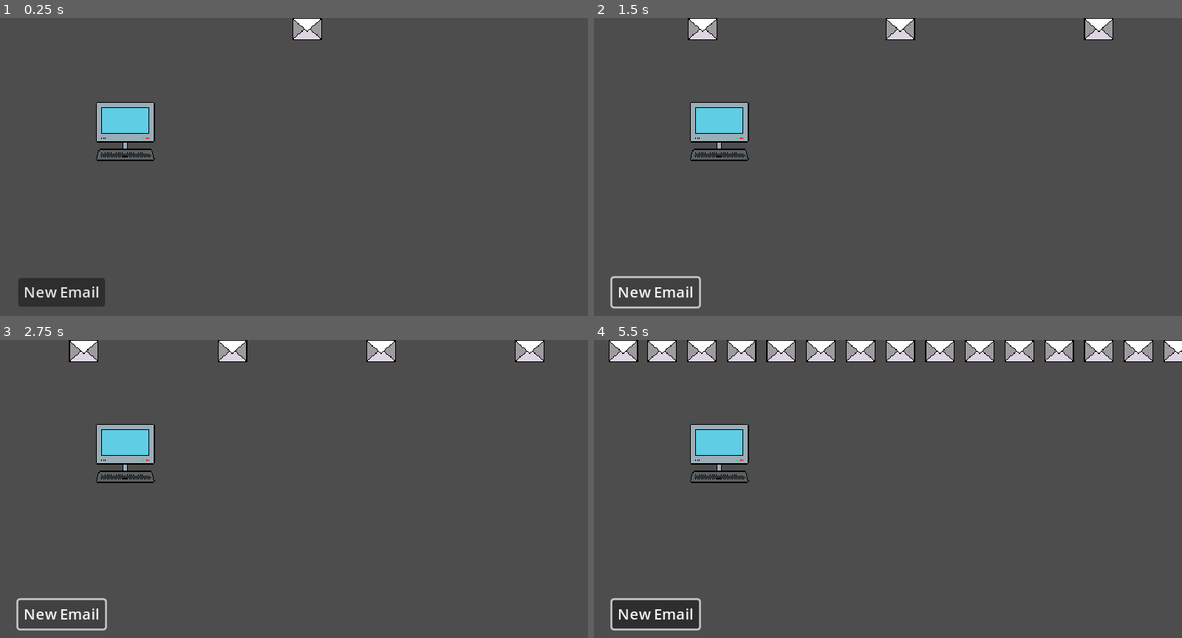
Above: before the commit, frames 1-4 (two rows, left to right).
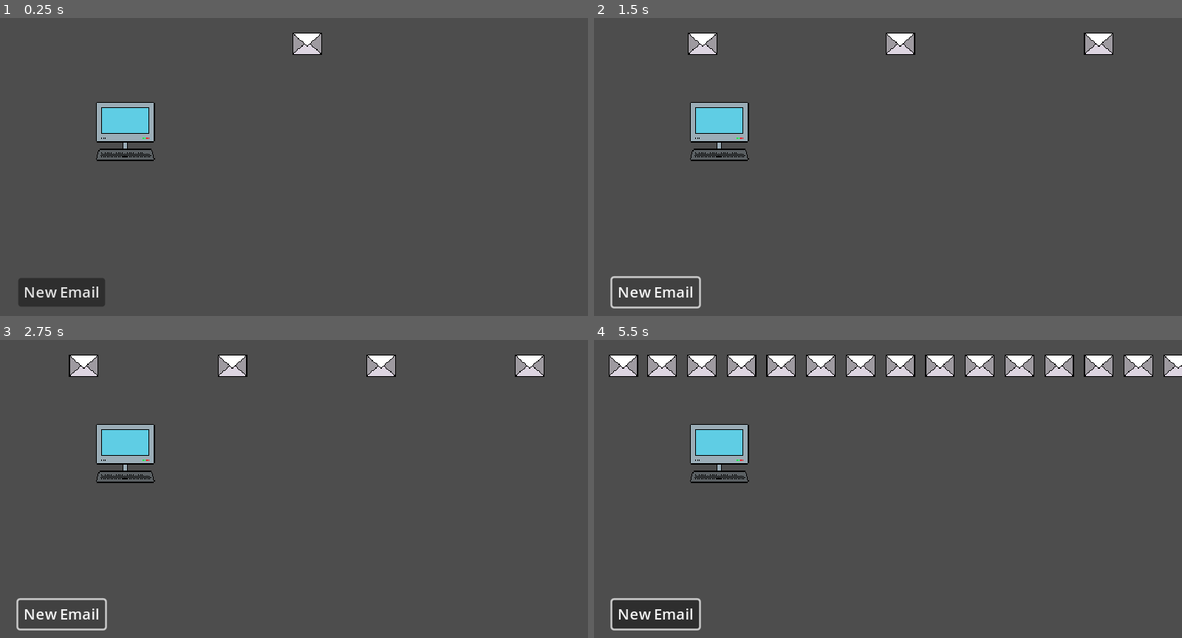
Above: after the commit, the same moments.

Repository: kelleralex04/Brackey-s-Game-Jam
Game: Godot game, scene res://Scenes/main.tscn
The game is run twice, just before and just after one commit, with the same random seed, the same clock (stepped at 60 frames per second) and the same inputs.
Inputs (mouse positions are in pixels of both pictures, inside the frame that each line leads up to):
- Up to frame 1 (0.25 s): no input
- Up to frame 2 (1.5 s): click "New Email" at 0.5 s; click "New Email" at 1.25 s
- Up to frame 3 (2.75 s): click "New Email" at 2 s
- Up to frame 4 (5.5 s): tap Enter (ui_accept) at 2.75, 2.85, 3.02, 3.32, 3.6, 3.77, 4.07, 4.35, 5, 5.1, 5.27 s; move the mouse to (717, 453) at 2.77 s; click (717, 453) at 2.92 s; move the mouse to (770, 521) at 3.52 s; click (770, 521) at 3.67 s; move the mouse to (946, 432) at 4.27 s; click (946, 432) at 4.42 s; move the mouse to (858, 572) at 5.02 s; click (858, 572) at 5.17 s

The runs differ from the first frame. In frame 1, 0.6% of the frame differs, in the area x 49-55%, y 0-13%; in frame 2, 1.8%; in frame 3, 2.4%; in frame 4, 8.9%, in the area x 2-100%, y 0-13%.

Commit message:
adds random email responses

Diff:
--- a/Scenes/email_task.tscn
+++ b/Scenes/email_task.tscn
@@ -8,6 +8,7 @@
 offset_left = -16.0
 offset_right = -16.0
 size_flags_horizontal = 6
+size_flags_vertical = 4
 
 [node name="TextureRect" type="TextureRect" parent="."]
 offset_right = 32.0
--- a/Scenes/main.gd
+++ b/Scenes/main.gd
@@ -9,9 +9,73 @@
 
 var email_opened := false
 var task_queue := []
+var new_email: String
+var email_responses: Dictionary = {
+	1: "I'd explain why this won't work, but I have a feeling you're not big on listening to reason.",
+	2: "It's cute that you think this is my problem.",
+	3: "I appreciate your enthusiasm, even if the facts don't quite agree with you.",
+	4: "I see we're embracing creativity over accuracy today.",
+	5: "Fascinating request - I'll be sure to add it to my ever-growing list of miracles to perform.",
+	6: "I admire your confidence in sending this.",
+	7: "Let me take a deep breath before I begin.",
+	8: "It's always refreshing to see such… unique interpretations of reality.",
+	9: "I'll be sure to prioritize this right after all the other things that actually make sense.",
+	10: "It's truly impressive how confidently incorrect this is.",
+	11: "Oh great, another email that could have been a Google search.",
+	12: "I see we're setting new records for bold assumptions today.",
+	13: "I didn't think it was possible to be both vague and demanding, yet here we are.",
+	14: "Interesting perspective - completely wrong, but interesting nonetheless.",
+	15: "If only effort counted as accuracy, you'd be onto something here.",
+	16: "I can't wait to see how you justify this one.",
+	17: "Oh good, I was hoping for another reason to question my career choices today.",
+	18: "Ah yes, let me just drop everything to fix a problem you created.",
+	19: "I'd be happy to help - assuming, of course, that 'help' now means 'fix all your mistakes.'",
+	20: "I'd explain why this is wrong, but I suspect you'd ignore it anyway.",
+	21: "You must be exhausted from jumping to all these conclusions.",
+	22: "I can already tell this is going to be a 'take a deep breath before responding’ kind of email.",
+	23: "It’s almost impressive how many errors you fit into one request.",
+	24: "If you keep moving the goalposts like this, we might as well play a different game.",
+	25: "I see we’re just saying things now with no regard for reality.",
+	26: "Oh, fantastic. Another episode of 'I have no idea what I’m doing, so please fix it for me.’",
+	27: "I appreciate your enthusiasm, even if your logic is wildly flawed.",
+	28: "Let me just consult my crystal ball since no actual details were included.",
+	29: "Your confidence in being incorrect is truly something to behold.",
+	30: "I’d love to help, but unfortunately, I value my sanity.",
+	31: "Bold move sending this email like I wouldn’t notice the nonsense in it.",
+	32: "I assume this was sent for comedic effect because otherwise, I’d be concerned.",
+	33: "Oh good, an opportunity to practice patience I didn’t ask for.",
+	34: "Let me know when you’ve completed your warm-up round of bad ideas.",
+	35: "You might be onto something here - though I’d recommend getting off of it immediately.",
+	36: "This is the kind of email that makes me reconsider my life choices.",
+	37: "I’d say 'nice try,' but that would imply an attempt at correctness was made.",
+	38: "I can't tell if you're testing me or if this is genuinely how you think things work.",
+	39: "I'll add this to my ever-growing list of problems I didn't create but now have to solve.",
+	40: "If I had a dollar for every incorrect assumption in this email, I'd retire today.",
+	41: "Let me guess - this is urgent because of your poor planning?",
+	42: "Reading this was an adventure in patience I didn't sign up for.",
+	43: "It's truly a wonder how you made it this far in life without basic comprehension skills.",
+	44: "If this email had a soundtrack, it would just be clown music.",
+	45: "I'll get right on this - as soon as I figure out how to time travel and warn past me not to open it.",
+	46: "Your ability to avoid responsibility is nothing short of Olympic level.",
+	47: "I assume spellcheck and logic were both on vacation when you wrote this.",
+	48: "You really said all of this with a straight face, huh?",
+	49: "Wow, I didn't realize we were just making up rules as we go.",
+	50: "This is the kind of request that makes me wish I believed in ghosts - so one could do my job for me.",
+	51: "You had one job, and somehow, I'm now the one doing it.",
+	52: "You've officially unlocked a new level of audacity.",
+	53: "I'd address the flaws in your logic, but I don't think we have that kind of time.",
+	54: "This email has so many red flags I feel like I just walked into a bullfight.",
+	55: "I could respond with facts, but I have a feeling you prefer fiction.",
+	56: "I appreciate your confidence, but unfortunately, facts still exist.",
+	57: "I see we're still treating accountability like a game of hot potato.",
+	58: "I'd say 'never change,' but I think we'd all benefit if you did.",
+	59: "This request is so unrealistic it should be classified as science fiction.",
+	60: "Oh, so we're just making up deadlines now? Cool, cool.",
+}
 
 func _ready() -> void:
-	task_queue.append(email_task)
+	label.text = choose_email()
+	task_queue.append([email_task, label.text])
 
 func _input(event: InputEvent) -> void:
 	if Input.is_action_just_pressed("ui_cancel"):
@@ -21,13 +85,17 @@
 		if email_input.text == label.text:
 			_on_desktop_clicked()
 
-			task_queue[0].queue_free()
+			task_queue[0][0].queue_free()
 			task_queue.pop_front()
 			email_input.text = ''
-			print(task_queue)
+			if task_queue.size():
+				label.text = task_queue[0][1]
 		else:
 			print('Error!')
 			_on_desktop_clicked()
+
+func choose_email() -> String:
+	return email_responses[randi_range(1, 60)]
 
 func _on_email_input_text_changed() -> void:
 	var new_email_text: String = email_input.text
@@ -54,11 +122,8 @@
 		example_email.visible = !example_email.visible
 
 func _on_new_email_pressed() -> void:
-	label.text = 'new text'
-
 	var email_task_scene = preload('res://Scenes/email_task.tscn')
 	var new_email_task = email_task_scene.instantiate()
-	task_queue.append(new_email_task)
+	task_queue.append([new_email_task, choose_email()])
 
 	taskbar.add_child(new_email_task)
-	print(task_queue)
--- a/Scenes/main.tscn
+++ b/Scenes/main.tscn
@@ -8,8 +8,17 @@
 [node name="Main" type="Node2D"]
 script = ExtResource("1_7vj2b")
 
-[node name="Desktop" parent="." instance=ExtResource("1_dntc4")]
-position = Vector2(107, 91)
+[node name="Taskbar" type="HBoxContainer" parent="."]
+custom_minimum_size = Vector2(640, 32)
+anchors_preset = 10
+anchor_right = 1.0
+offset_right = 640.0
+offset_bottom = 32.0
+grow_horizontal = 2
+alignment = 1
+
+[node name="EmailTask" parent="Taskbar" instance=ExtResource("4_g8ask")]
+layout_mode = 2
 
 [node name="EmailInput" parent="." instance=ExtResource("3_im7m8")]
 visible = false
@@ -18,6 +27,7 @@
 offset_right = 495.0
 offset_bottom = 161.0
 placeholder_text = "Type here"
+wrap_mode = 1
 
 [node name="ExampleEmail" type="Control" parent="."]
 visible = false
@@ -41,18 +51,10 @@
 grow_horizontal = 2
 grow_vertical = 2
 text = "Type this"
+autowrap_mode = 2
 
-[node name="Taskbar" type="HBoxContainer" parent="."]
-custom_minimum_size = Vector2(640, 24)
-anchors_preset = 10
-anchor_right = 1.0
-offset_right = 640.0
-offset_bottom = 24.0
-grow_horizontal = 2
-alignment = 1
-
-[node name="EmailTask" parent="Taskbar" instance=ExtResource("4_g8ask")]
-layout_mode = 2
+[node name="Desktop" parent="." instance=ExtResource("1_dntc4")]
+position = Vector2(107, 91)
 
 [node name="NewEmail" type="Button" parent="."]
 offset_left = 23.0
Not shown: 1 places in Scenes/main.tscn that only renumber resources
